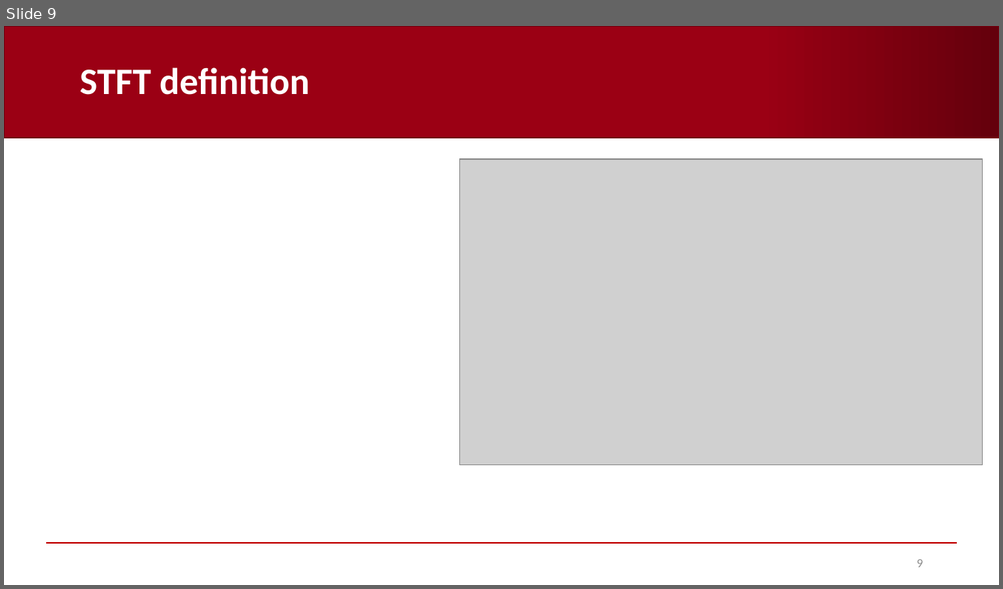
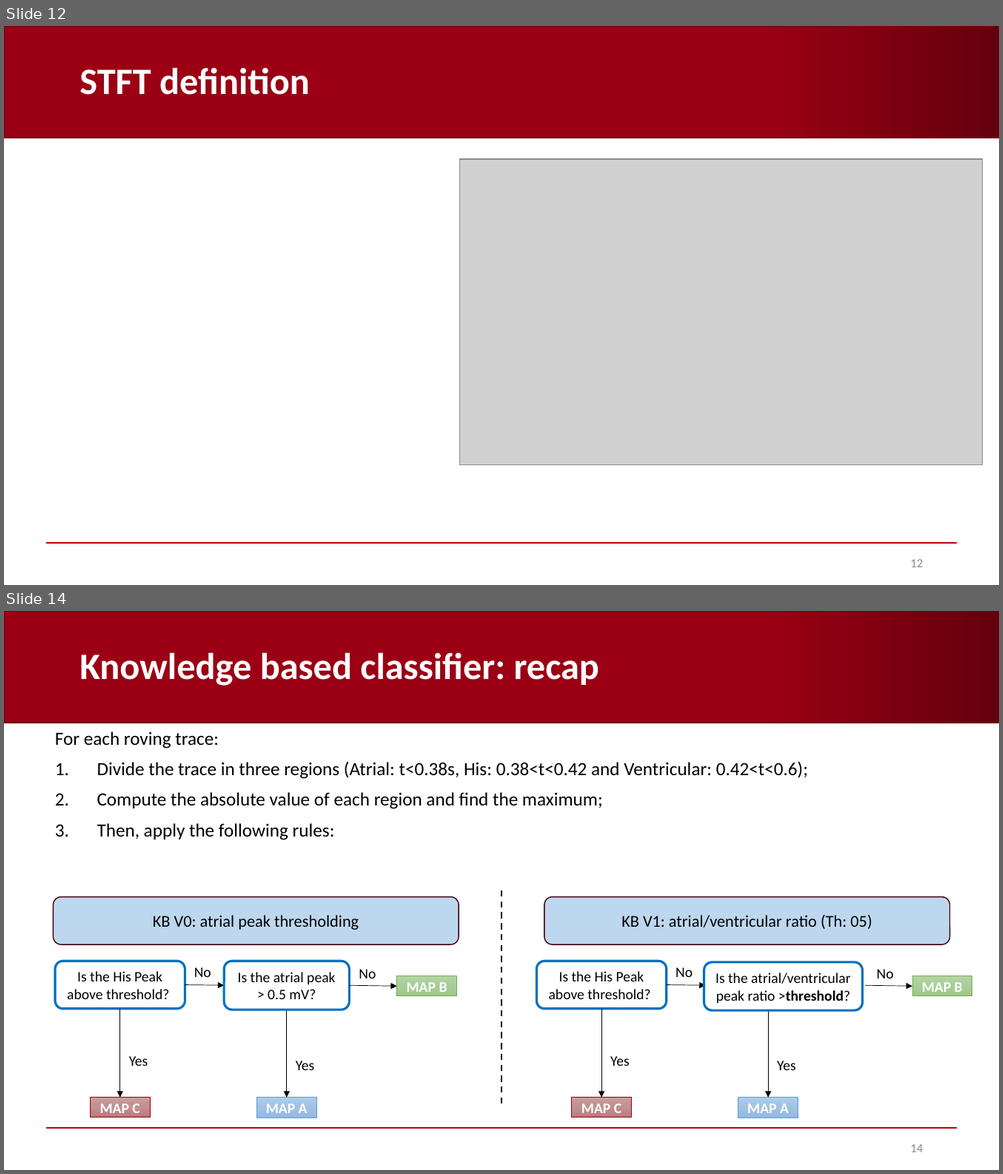
Before and after one commit to AndreaCorrado00/Tesi_magistrale_Corrado_Andrea, a slide deck: Documentation/9. Features and classification results V2.pptx. Shown one above the other, each under a label of ours: slide 9 before the commit, slides 12 and 14 after it; the slides between them are not shown. The pictures are 1003x589 and 1003x1174 pixels, drawn with LibreOffice and Linux fonts; fonts in the diff are those of the drawing; grey boxes stand for pictures; background and template pictures are left out. Boxes give left, top, right and bottom in pixels: in the first picture for what was removed or moved away, otherwise in the second. Text is boxed around its words. In the diff, an @@ line names an element or a change of style, - is before the commit and + after.

```diff
--- a/Documentation/9. Features and classification results V2.pptx
+++ b/Documentation/9. Features and classification results V2.pptx
@@ slide 14 added at box(4, 611, 999, 1170), background #FFFFFF; not listed: 2 template elements that a slide beside it also shows @@
@@ title added at box(79, 652, 599, 686), 36 pt, text #FFFFFF, bold @@
+Knowledge based classifier: recap
@@ text added at box(55, 732, 808, 840), 18 pt, text #000000 @@
+For each roving trace:
+1. Divide the trace in three regions (Atrial: t<0.38s, His: 0.38<t<0.42 and Ventricular: 0.42<t<0.6);
+2. Compute the absolute value of each region and find the maximum;
+3. Then, apply the following rules:
@@ rectangle added at box(450, 789, 468, 801), fill #FFFFFF, outline #FFFFFF 1 pt @@
@@ rounded rectangle added at box(54, 897, 458, 945), fill #BDD7EE, outline #440009 1 pt, 16 pt, text #000000 @@
+KB V0: atrial peak thresholding
@@ line added from (502, 891) to (502, 1107), #000000 1.5 pt dashed @@
@@ rounded rectangle added at box(544, 897, 949, 945), fill #BDD7EE, outline #440009 1 pt, 16 pt, text #000000 @@
+KB V1: atrial/ventricular ratio (Th: 05)
@@ group added at box(537, 962, 972, 1119): 4 arrows, 4 texts, 3 rectangles, 2 rounded rectangles @@
+Is the His Peak above threshold?
+MAP C
+MAP A
+No
+No
+Yes
+Yes
+MAP B
+Is the atrial/ventricular peak ratio >threshold?
@@ group added at box(56, 962, 457, 1119): 4 arrows, 4 texts, 3 rectangles, 2 rounded rectangles @@
+Is the His Peak above threshold?
+MAP C
+MAP A
+No
+No
+Yes
+Yes
+Is the atrial peak > 0.5 mV?
+MAP B
@@ page number added at box(910, 1145, 922, 1153), 12 pt, text #8C8C8C @@
+14
@@ what was slide 9 is now slide 12 @@
@@ page number at box(910, 560, 922, 568): text changed @@
-9
+12
```
Also in this commit, not shown: 3 slides changed, 18 other slides added, 1 other file.
